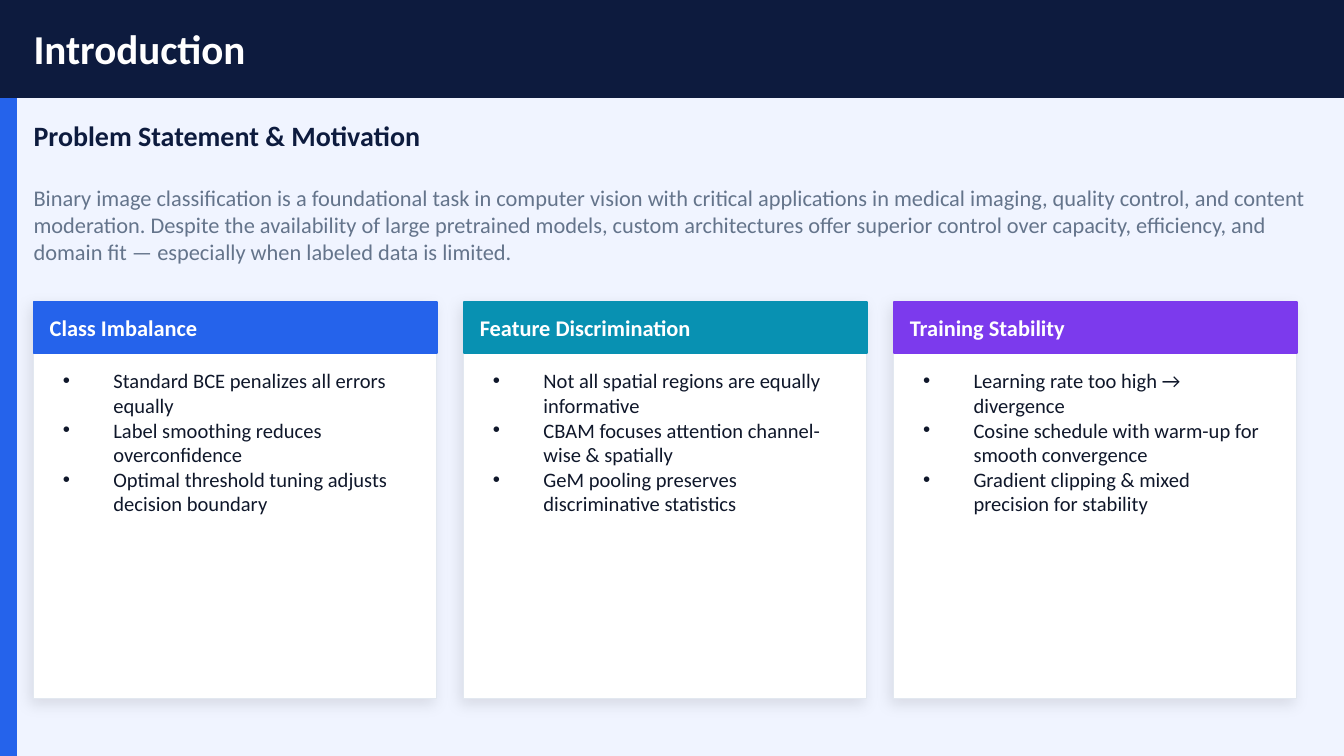
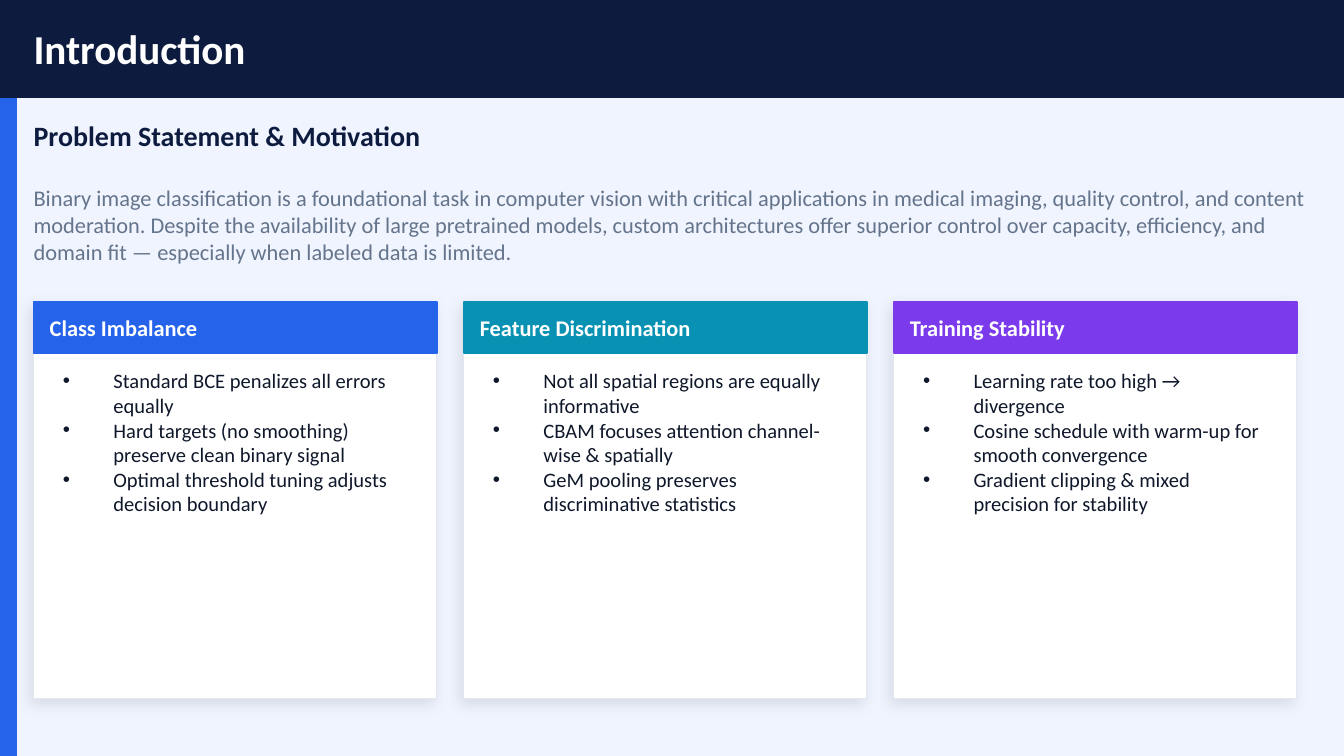
Before and after one commit to lochansurya/CS5480-DL-Kaggle-Competition-2026, a slide deck: slide 3 of presentation/ImagesBinaryClassification.pptx. Drawn at 1344x756 pixels with LibreOffice and Linux fonts; fonts in the diff are those of the drawing. Boxes give left, top, right and bottom in pixels: in the first picture for what was removed or moved away, otherwise in the second. Text is boxed around its words. In the diff, an @@ line names an element or a change of style, - is before the commit and + after.

```diff
--- a/presentation/ImagesBinaryClassification.pptx
+++ b/presentation/ImagesBinaryClassification.pptx
@@ text at [113, 423, 348, 466]: text changed @@
-• Label smoothing reduces overconfidence
+• Hard targets (no smoothing) preserve clean binary signal
```
Also in this commit, not shown: 7 other slides changed.
